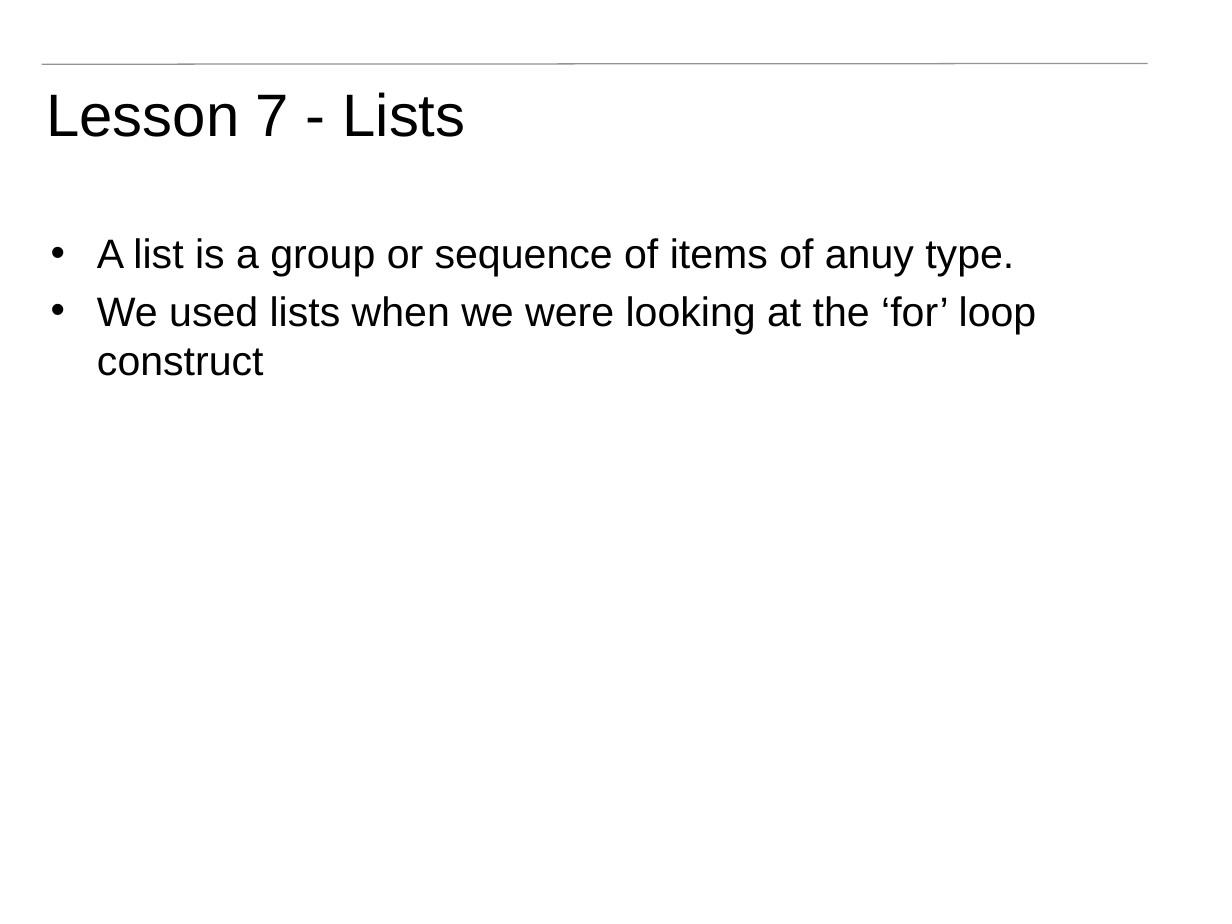
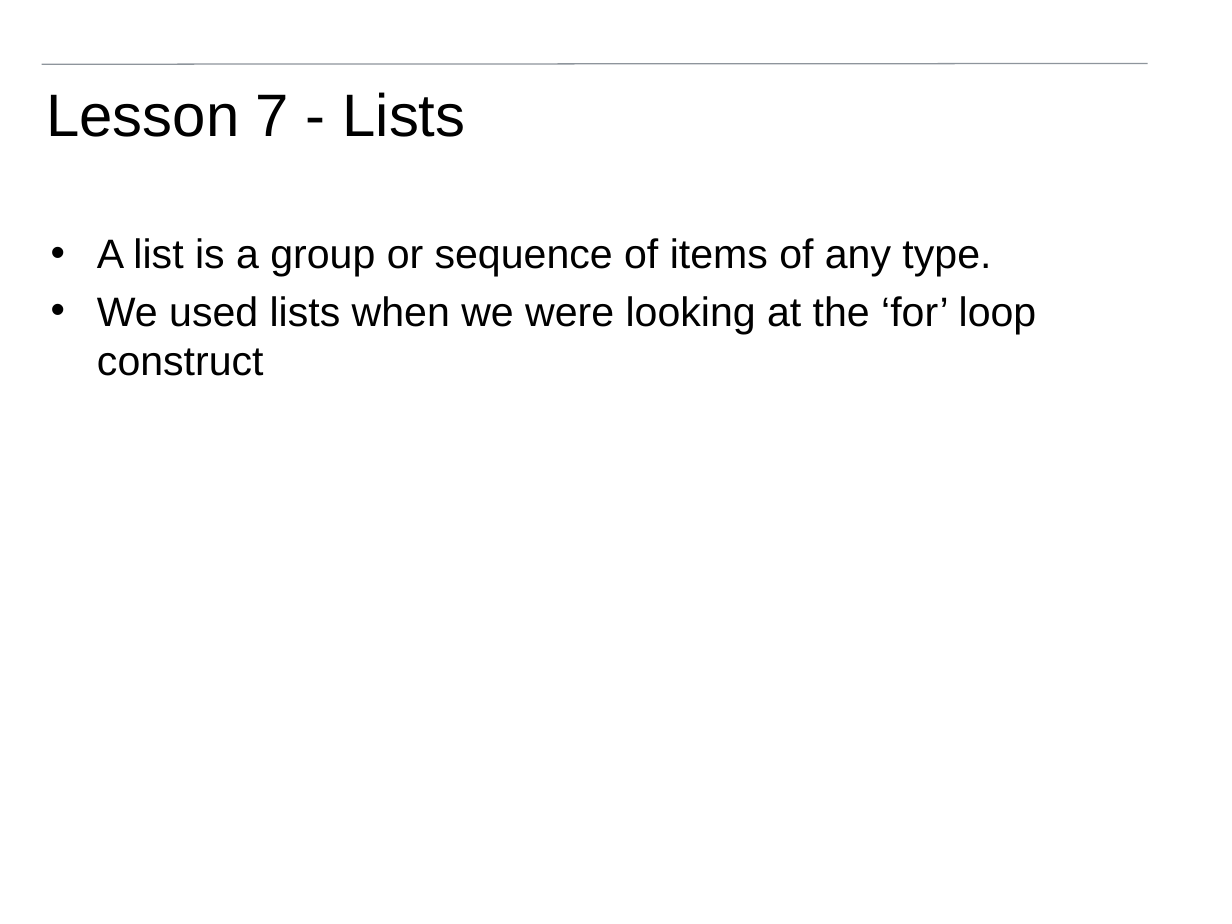
Before and after one commit to pfsmyth/Cambridge, a slide deck: slide 89 of lessons/Introduction to programming.pptx (slide 91 before the commit). Drawn at 1232x924 pixels with LibreOffice and Linux fonts; fonts in the diff are those of the drawing; background and template pictures are left out. Boxes give left, top, right and bottom in pixels: in the first picture for what was removed or moved away, otherwise in the second. Text is boxed around its words. In the diff, an @@ line names an element or a change of style, - is before the commit and + after.

```diff
--- a/lessons/Introduction to programming.pptx
+++ b/lessons/Introduction to programming.pptx
@@ text at <box>97,238,991,276</box>: text changed @@
-• A list is a group or sequence of items of anuy type.
+• A list is a group or sequence of items of any type.
```
Also in this commit, not shown: 42 other slides changed, 2 slides removed, 2 other files.
